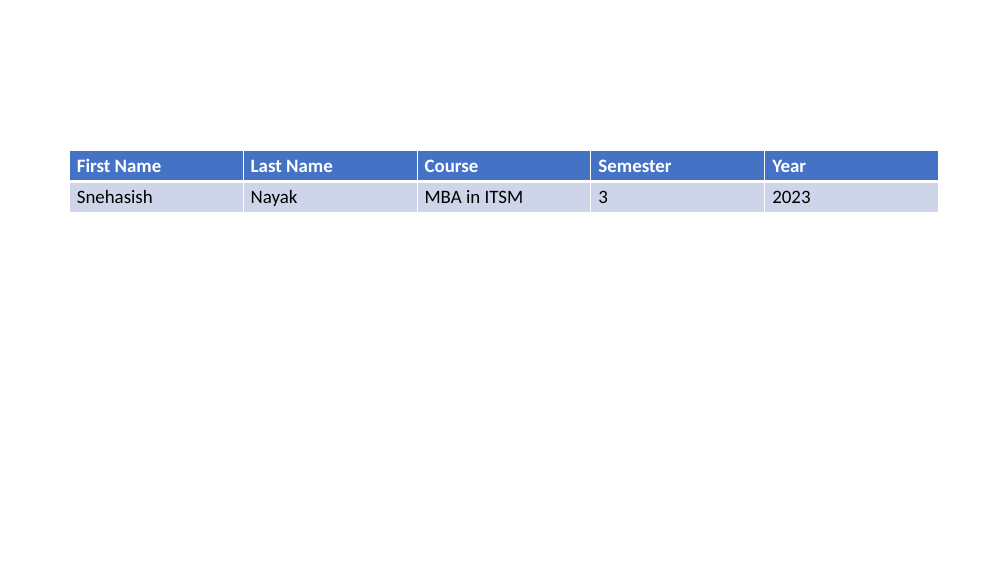
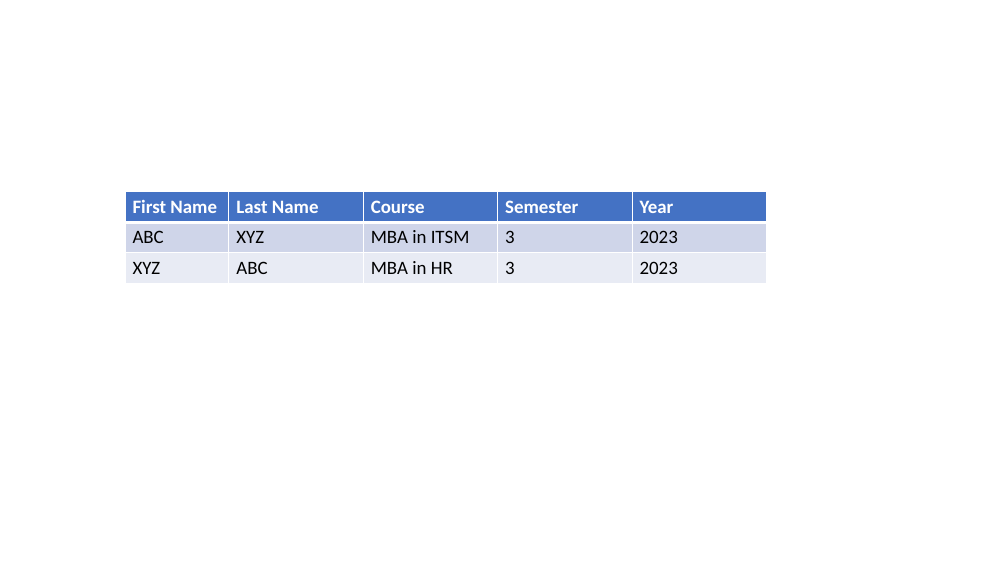
Before and after one commit to AskSnehasish/Basic-Python-Scripts, a slide deck: slide 2 of data/PPT Reader Sample.pptx. Drawn at 1008x567 pixels with LibreOffice and Linux fonts; fonts in the diff are those of the drawing. Boxes give left, top, right and bottom in pixels: in the first picture for what was removed or moved away, otherwise in the second. Text is boxed around its words. In the diff, an @@ line names an element or a change of style, - is before the commit and + after.

```diff
--- a/data/PPT Reader Sample.pptx
+++ b/data/PPT Reader Sample.pptx
@@ table at [125, 191, 767, 284] @@
-row 2: Snehasish | Nayak | MBA in ITSM | 3 | 2023
+row 2: ABC | XYZ | MBA in ITSM | 3 | 2023
+row 3: XYZ | ABC | MBA in HR | 3 | 2023
@@ table: place and size @@
-table at [70, 151, 939, 212]
+table at [125, 191, 767, 284]
```
Also in this commit, not shown: 7 other files.
